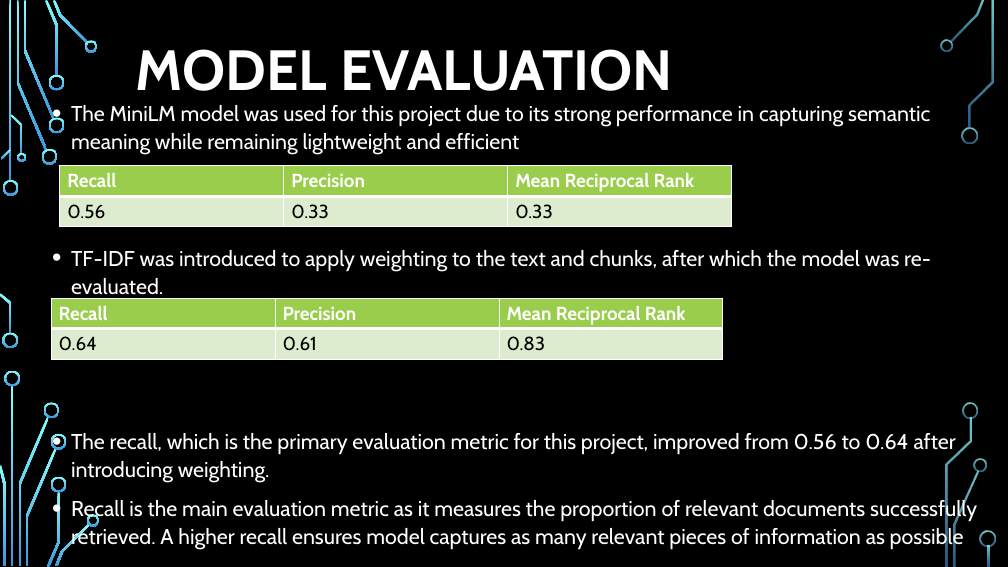
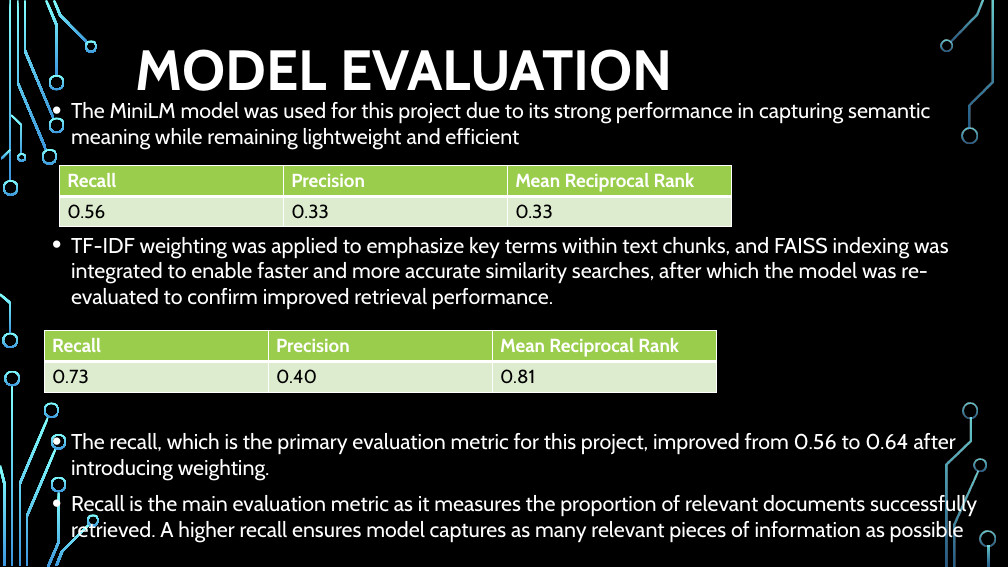
Before and after one commit to jodida01/Group_5_Capstone_Project, a slide deck: slide 13 of Presentation.pptx. Drawn at 1008x567 pixels with LibreOffice and Linux fonts; fonts in the diff are those of the drawing; background and template pictures are left out. Boxes give left, top, right and bottom in pixels: in the first picture for what was removed or moved away, otherwise in the second. Text is boxed around its words. In the diff, an @@ line names an element or a change of style, - is before the commit and + after.

Commit message:
updating model evaluation in readme file

```diff
--- a/Presentation.pptx
+++ b/Presentation.pptx
@@ text at [71,102,977,543]: line spacing 1.1 to 1 @@
@@ text at [71,237,949,310]: text changed @@
-• TF-IDF was introduced to apply weighting to the text and chunks, after which the model was re-evaluated.
+• TF-IDF weighting was applied to emphasize key terms within text chunks, and FAISS indexing was integrated to enable faster and more accurate similarity searches, after which the model was re-evaluated to confirm improved retrieval performance.
@@ table at [45,331,716,392] @@
-row 2: 0.64 | 0.61 | 0.83
+row 2: 0.73 | 0.40 | 0.81
@@ table: place and size @@
-table at [51,298,722,359]
+table at [45,331,716,392]
```
Also in this commit, not shown: 4 other slides changed, 3 other files.
